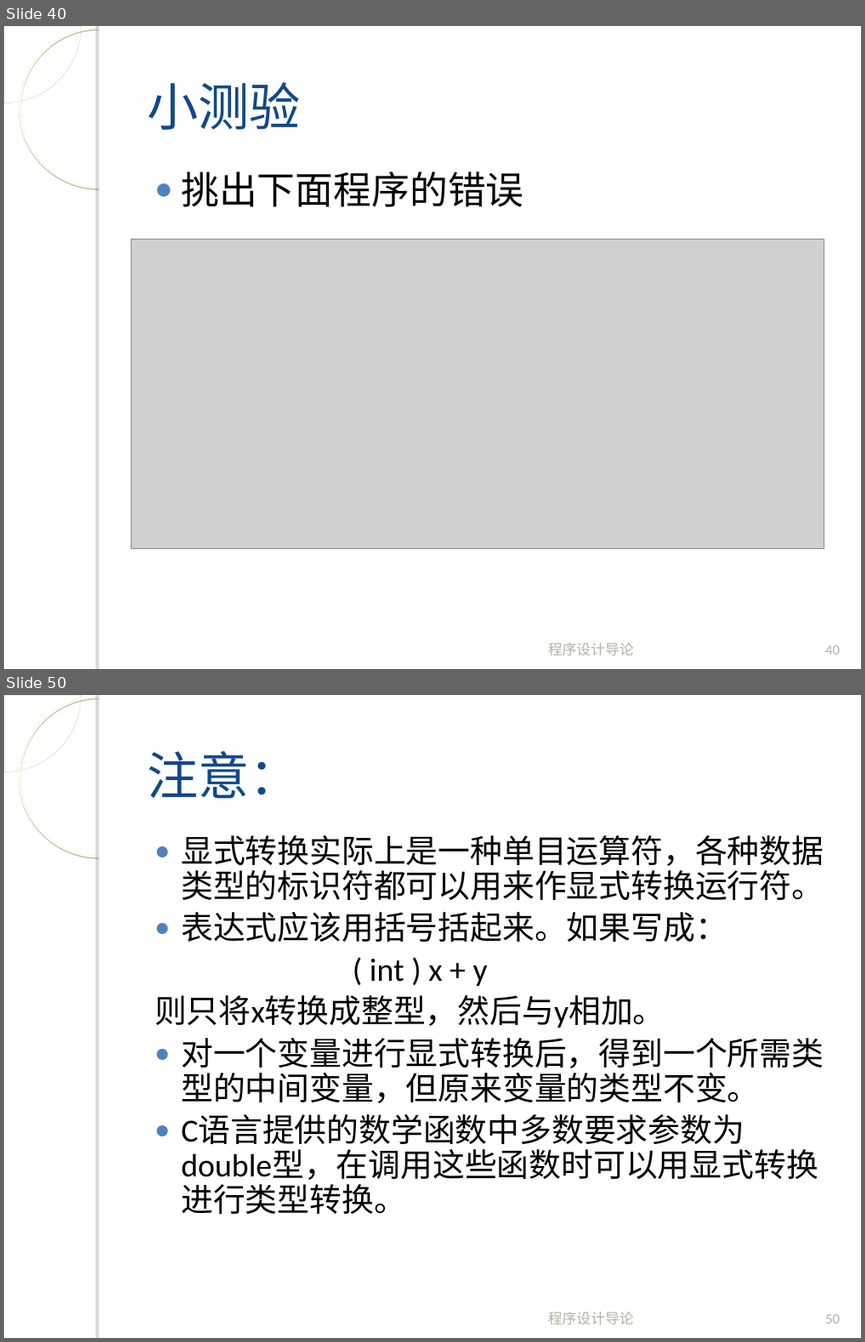
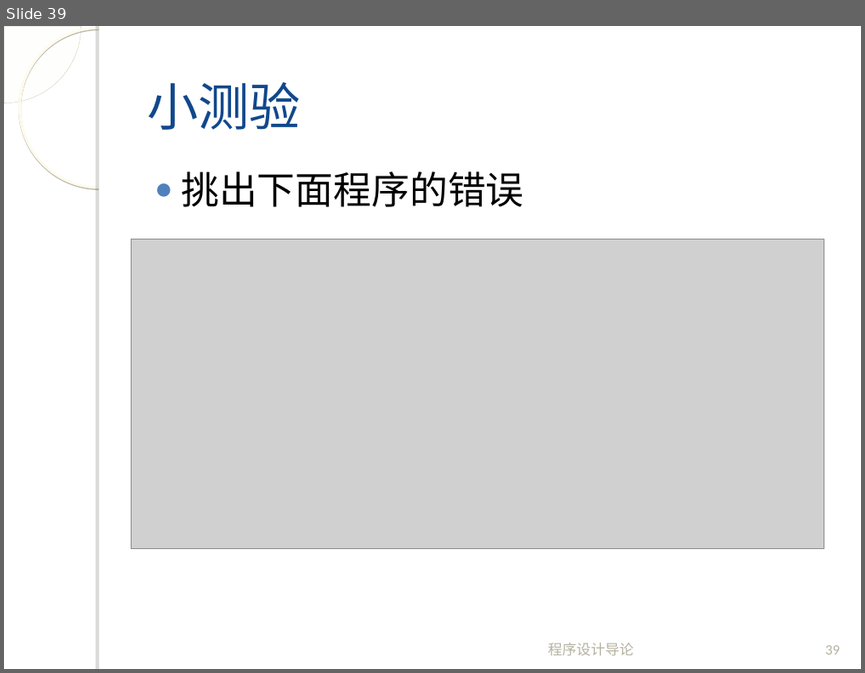
Before and after one commit to fanju1984/introduction-to-programming, a slide deck: introduction-to-programming/slides/2018/03-Data-And-C-1.ppt. Shown one above the other, each under a label of ours: slides 40 and 50 before the commit, slide 39 after it; the slides between them are not shown. The pictures are 865x1342 and 865x673 pixels, drawn with LibreOffice and Linux fonts; fonts in the diff are those of the drawing; grey boxes stand for pictures; background and template pictures are left out. Boxes give left, top, right and bottom in pixels: in the first picture for what was removed or moved away, otherwise in the second. Text is boxed around its words. In the diff, an @@ line names an element or a change of style, - is before the commit and + after.

```diff
--- a/introduction-to-programming/slides/2018/03-Data-And-C-1.ppt
+++ b/introduction-to-programming/slides/2018/03-Data-And-C-1.ppt
@@ slide 50 removed at (x1=4, y1=695, x2=861, y2=1338), background picture (left out); not listed: 4 template elements that a slide beside it also shows @@
@@ title removed at (x1=147, y1=751, x2=300, y2=799) @@
-注意：
@@ text removed at (x1=154, y1=835, x2=823, y2=1213) @@
-● 显式转换实际上是一种单目运算符，各种数据类型的标识符都可以用来作显式转换运行符。
-● 表达式应该用括号括起来。如果写成：
-( int ) x + y
-则只将x转换成整型，然后与y相加。
-● 对一个变量进行显式转换后，得到一个所需类型的中间变量，但原来变量的类型不变。
-● C语言提供的数学函数中多数要求参数为 double型，在调用这些函数时可以用显式转换进行类型转换。
@@ text removed at (x1=548, y1=1311, x2=634, y2=1324) @@
-程序设计导论
@@ page number removed at (x1=825, y1=1314, x2=840, y2=1323) @@
-50
@@ what was slide 40 is now slide 39 @@
@@ page number at (x1=825, y1=645, x2=840, y2=654): text changed @@
-40
+39
```
Also in this commit, not shown: 2 slides changed, 10 slides added, 10 other slides removed, 1 other file.
